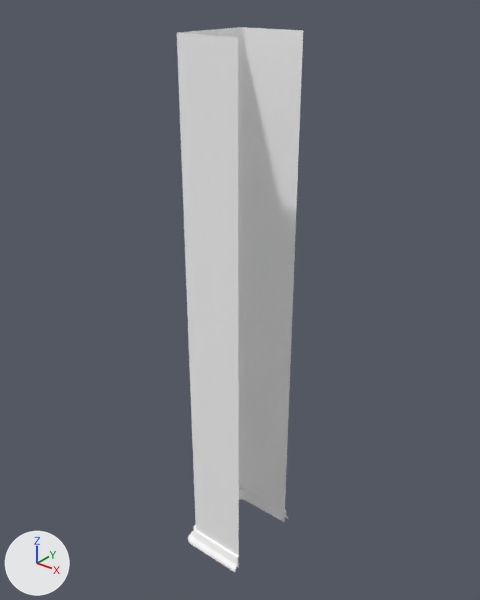
What one commit did to the FBX model Assets/AppResource/Env/Mesh/SM_Column.fbx.
Rendered twice from a 50 mm lens placed at (2.33, -3.19, 4.08), pointed at (-0.28, 0.07, 2.05). The axes (+X, +Y, +Z) are drawn at lower left. The lights are the same throughout. Where no turn or scale is listed for an object, it has been applied to the vertices.

Names of what the first picture shows: 'SM_Column'.
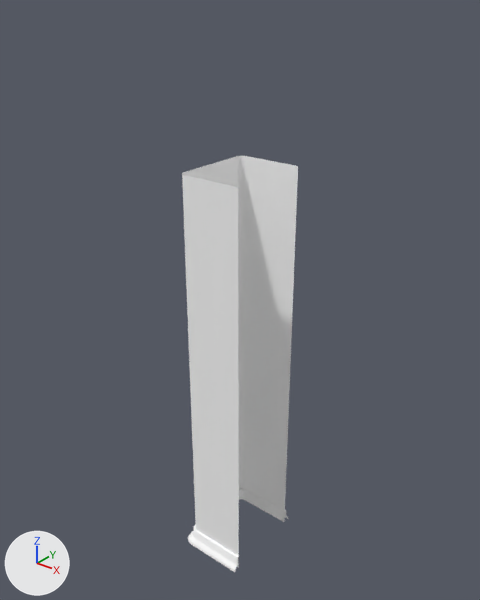
Where the change shows, as pixel boxes [x1, y1, x2, y2] in the pictures (480 x 600 px):
'SM_Column', reshaped (8% narrower, 24% shorter)
    before: [177, 27, 303, 572]
    after: [182, 156, 298, 572]
part 1 of me_mesh, deleted
    before: [177, 27, 303, 187]

The change in detail:
me_mesh is used by ob_sm_column; location (0.0, 0.0, 0.0).
me_mesh had 110 vertices, 81 faces and spanned x -0.51..0.01, y -0.35..0.36, z -0.01..3.8.
me_mesh now has 100 vertices, 72 faces and spans x -0.51..0.01, y -0.35..0.36, z -0.01..3.0.
Part 1, on me_mesh:
10 vertices are removed from x -0.46..0.01, y -0.3..0.3, z 3.8.
9 faces are deleted.
